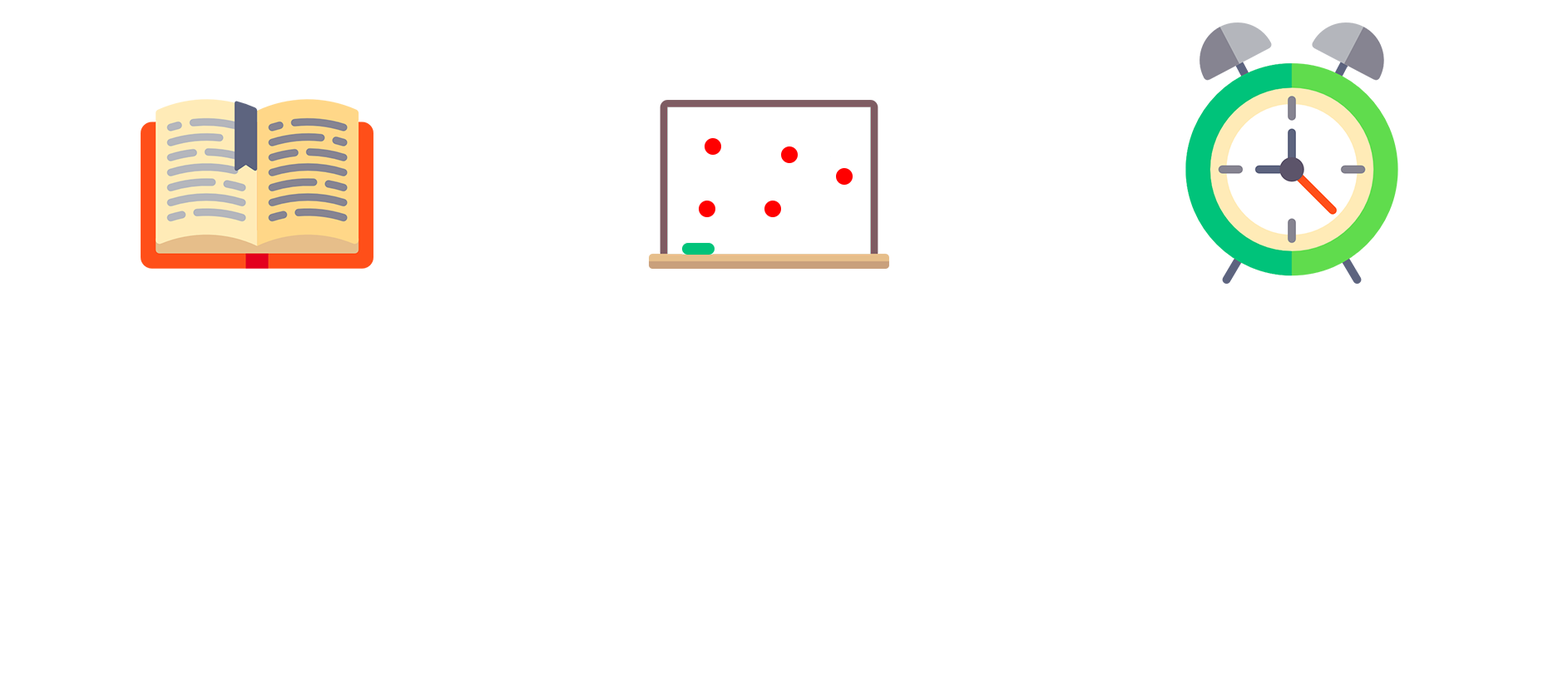
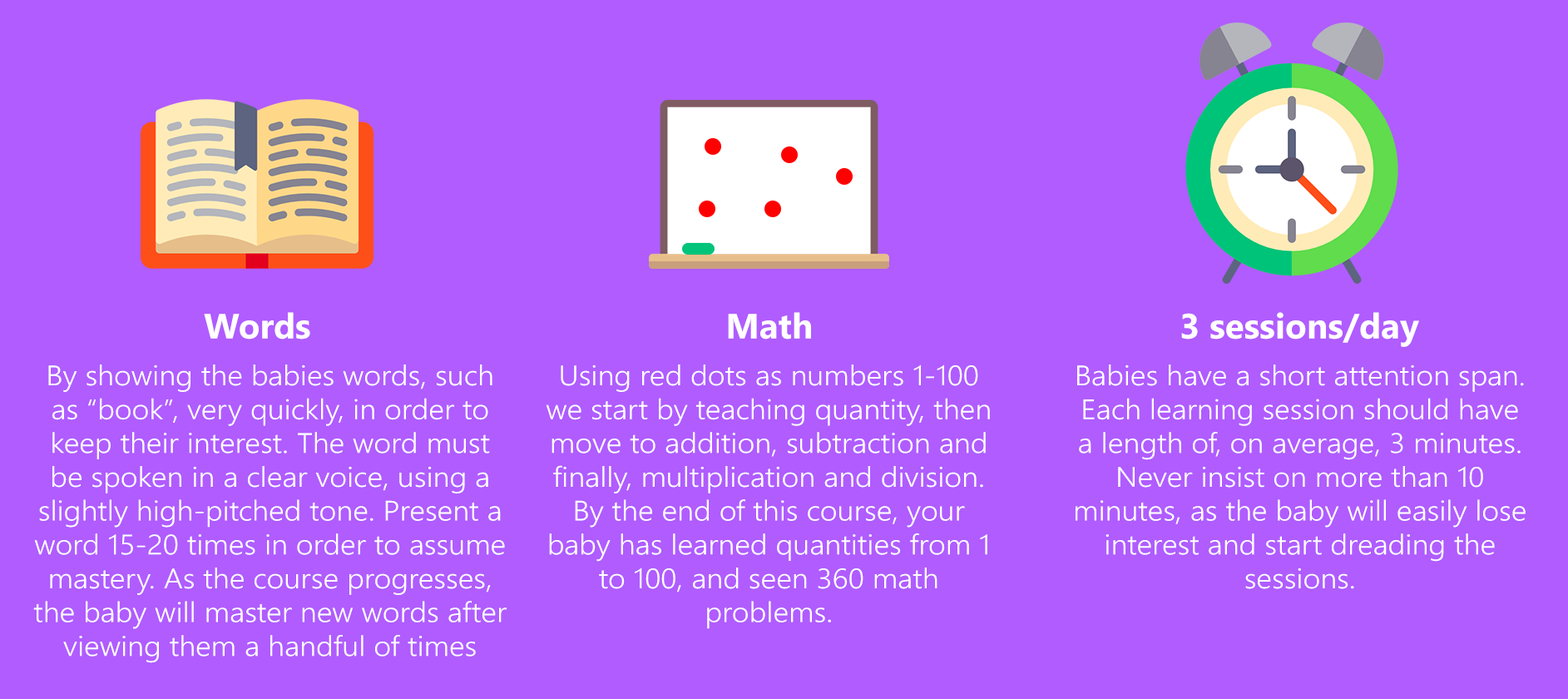
The second 1568×699 image is a revision of the first. Changes to its layers:
showed "Layer 2" over (x1=0, y1=0, x2=1568, y2=699)
